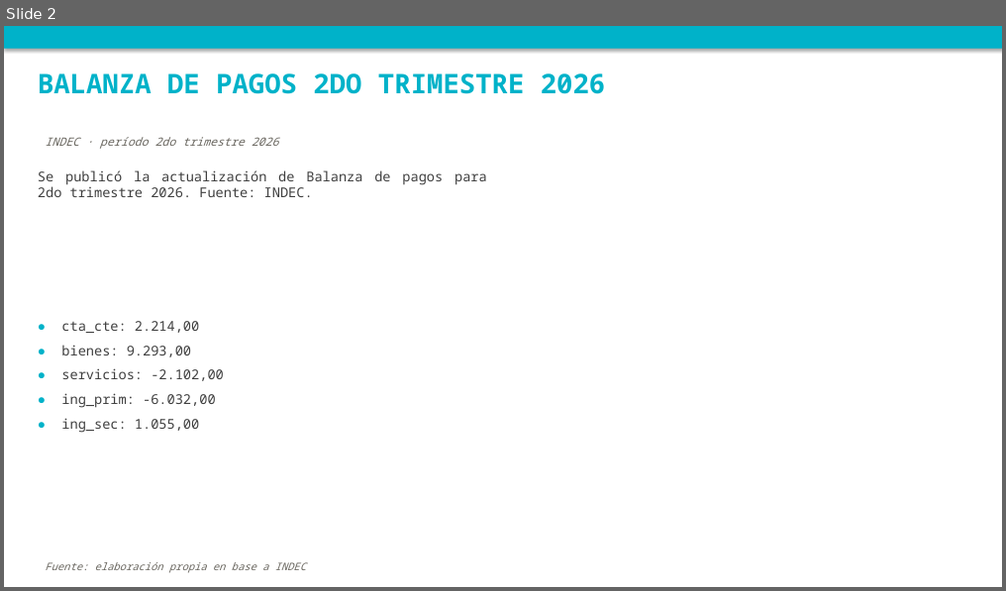
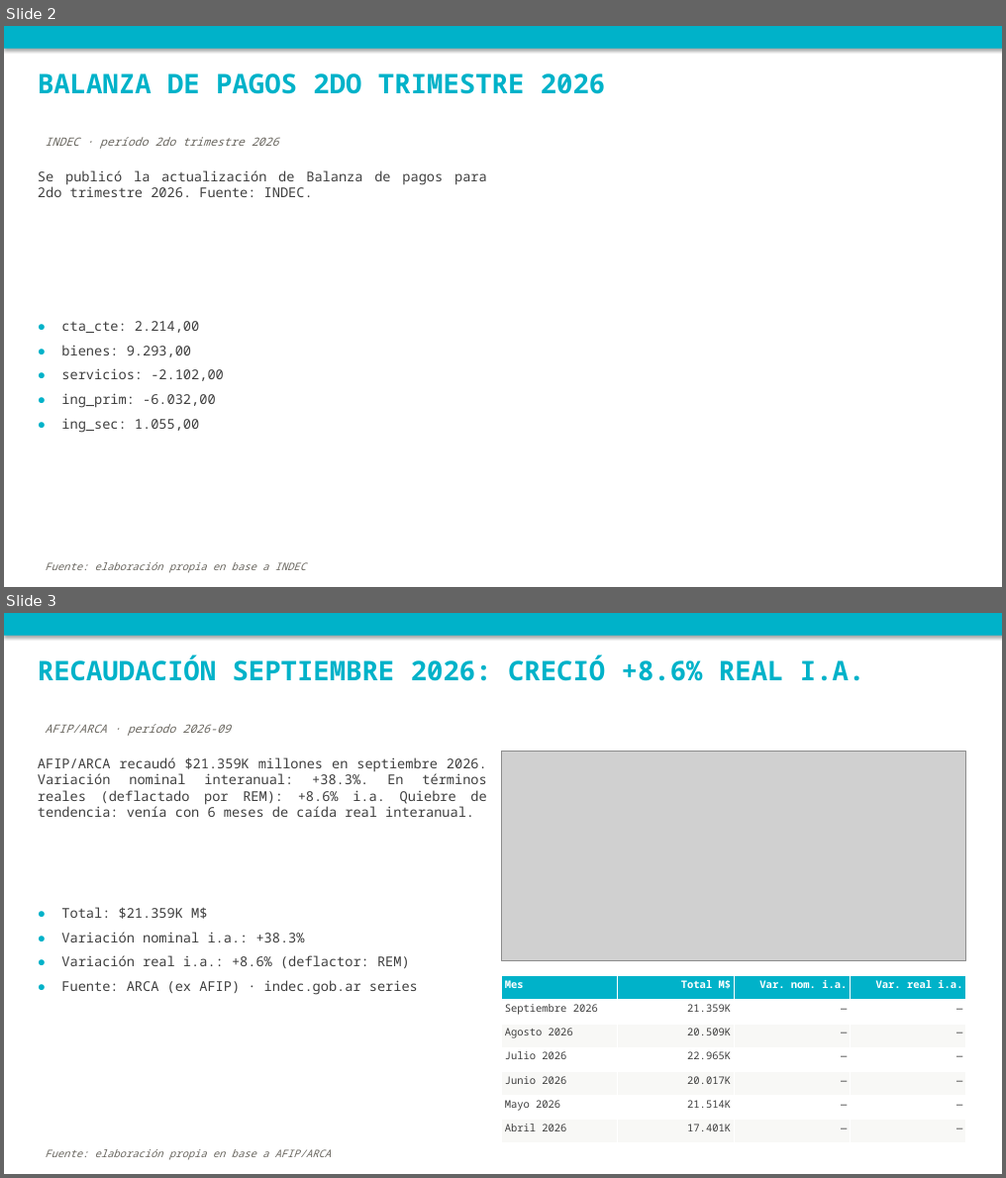
Before and after one commit to nwalovnik/boludos-ppt, a slide deck: publicaciones_semana.pptx. Shown one above the other, each under a label of ours: slide 2 before the commit, slides 2 and 3 after it. The pictures are 1006x591 and 1006x1178 pixels, drawn with LibreOffice and Linux fonts; fonts in the diff are those of the drawing; grey boxes stand for pictures. Boxes give left, top, right and bottom in pixels: in the first picture for what was removed or moved away, otherwise in the second. Text is boxed around its words. In the diff, an @@ line names an element or a change of style, - is before the commit and + after.

```diff
--- a/publicaciones_semana.pptx
+++ b/publicaciones_semana.pptx
@@ slide 3 added at <box>4,613,1002,1174</box>, background #FFFFFF @@
@@ rectangle added at <box>4,613,1002,636</box>, fill #00B2C9 @@
@@ text added at <box>38,656,865,681</box>, 26 pt, text #00B2C9, bold @@
+RECAUDACIÓN SEPTIEMBRE 2026: CRECIÓ +8.6% REAL I.A.
@@ text added at <box>45,724,231,736</box>, 11 pt, text #6A6760, italic @@
+AFIP/ARCA · período 2026-09
@@ text added at <box>38,758,487,817</box>, 13 pt, text #3F3F3F @@
+AFIP/ARCA recaudó $21.359K millones en septiembre 2026. Variación nominal interanual: +38.3%. En términos reales (deflactado por REM): +8.6% i.a. Quiebre de tendencia: venía con 6 meses de caída real interanual.
@@ picture added at <box>502,752,966,961</box> @@
@@ text added at <box>61,907,418,995</box>, 13 pt, text #3F3F3F @@
+● Total: $21.359K M$
+● Variación nominal i.a.: +38.3%
+● Variación real i.a.: +8.6% (deflactor: REM)
+● Fuente: ARCA (ex AFIP) · indec.gob.ar series
@@ table added at <box>502,976,966,1144</box>, 7 rows, 4 columns @@
+Mes | Total M$ | Var. nom. i.a. | Var. real i.a.
+Septiembre 2026 | 21.359K | — | —
+Agosto 2026 | 20.509K | — | —
+Julio 2026 | 22.965K | — | —
+Junio 2026 | 20.017K | — | —
+Mayo 2026 | 21.514K | — | —
+Abril 2026 | 17.401K | — | —
@@ text added at <box>45,1150,332,1160</box>, 10 pt, text #6A6760, italic @@
+Fuente: elaboración propia en base a AFIP/ARCA
```
Also in this commit, not shown: 1 slide changed, 4 other files.
